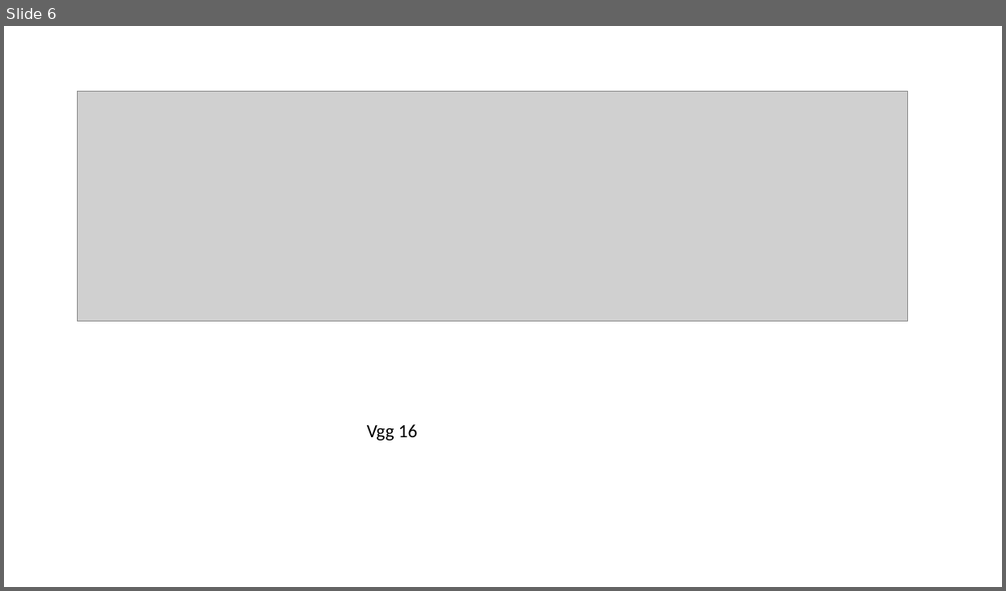
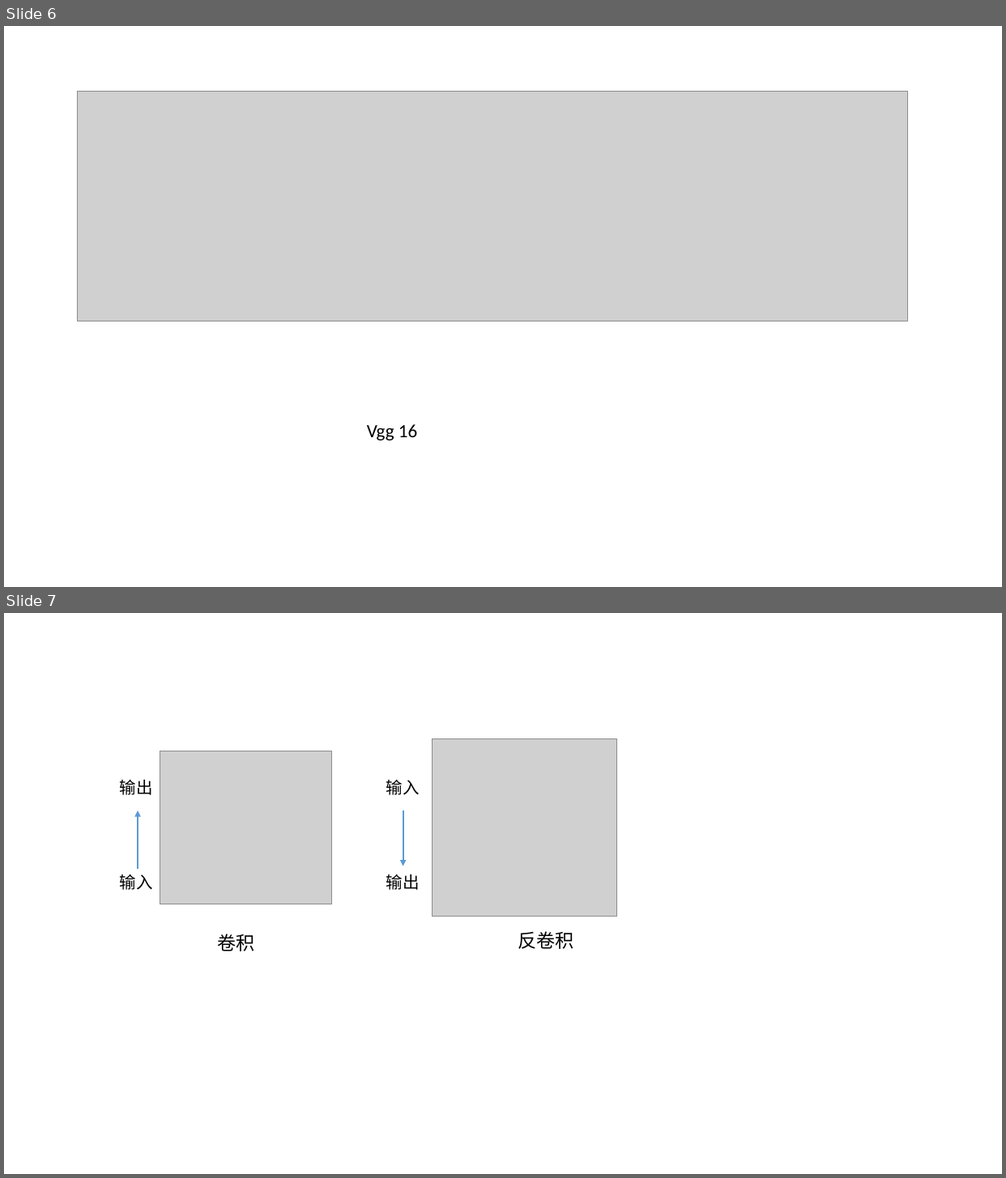
Before and after one commit to taojt/thesis, a slide deck: figures/画图.pptx. Shown one above the other, each under a label of ours: slide 6 before the commit, slides 6 and 7 after it. The pictures are 1006x591 and 1006x1178 pixels, drawn with LibreOffice and Linux fonts; fonts in the diff are those of the drawing; grey boxes stand for pictures. Boxes give left, top, right and bottom in pixels: in the first picture for what was removed or moved away, otherwise in the second. Text is boxed around its words. In the diff, an @@ line names an element or a change of style, - is before the commit and + after.

```diff
--- a/figures/画图.pptx
+++ b/figures/画图.pptx
@@ slide 7 added at (x1=4, y1=613, x2=1002, y2=1174), background #FFFFFF @@
@@ picture added at (x1=160, y1=751, x2=331, y2=905) @@
@@ picture added at (x1=432, y1=739, x2=617, y2=917) @@
@@ text added at (x1=120, y1=779, x2=153, y2=795), 16 pt, text #000000 @@
+输出
@@ text added at (x1=386, y1=780, x2=420, y2=795), 16 pt, text #000000 @@
+输入
@@ arrow added from (138, 869) to (138, 811), #5B9BD5 1.5 pt @@
@@ arrow added from (403, 811) to (403, 866), #5B9BD5 1.5 pt @@
@@ text added at (x1=120, y1=875, x2=153, y2=890), 16 pt, text #000000 @@
+输入
@@ text added at (x1=386, y1=874, x2=420, y2=890), 16 pt, text #000000 @@
+输出
@@ text added at (x1=218, y1=934, x2=255, y2=952), 18 pt, text #000000 @@
+卷积
@@ text added at (x1=518, y1=931, x2=573, y2=949), 18 pt, text #000000 @@
+反卷积
```
Also in this commit, not shown: 1 other slide added, 20 other files.
